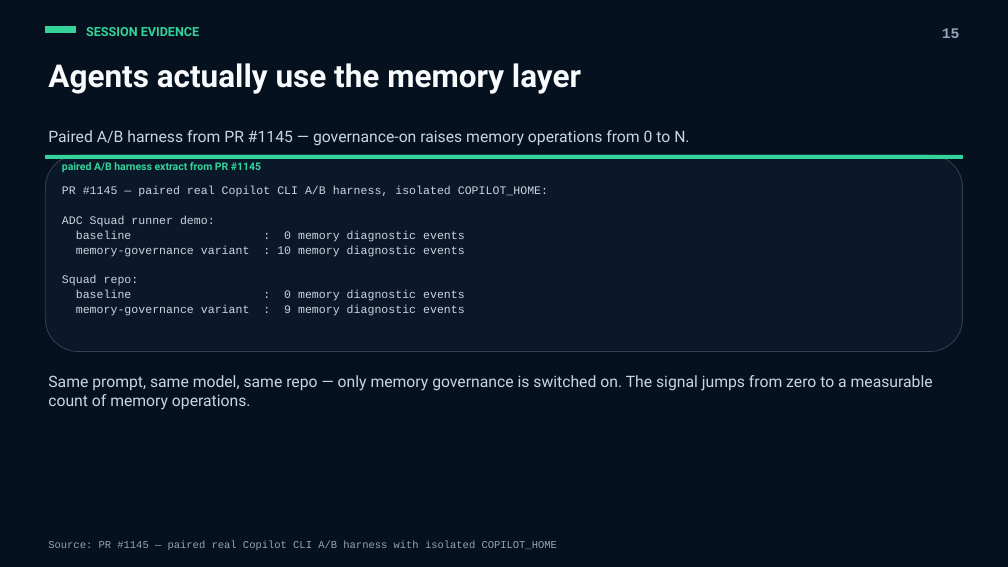
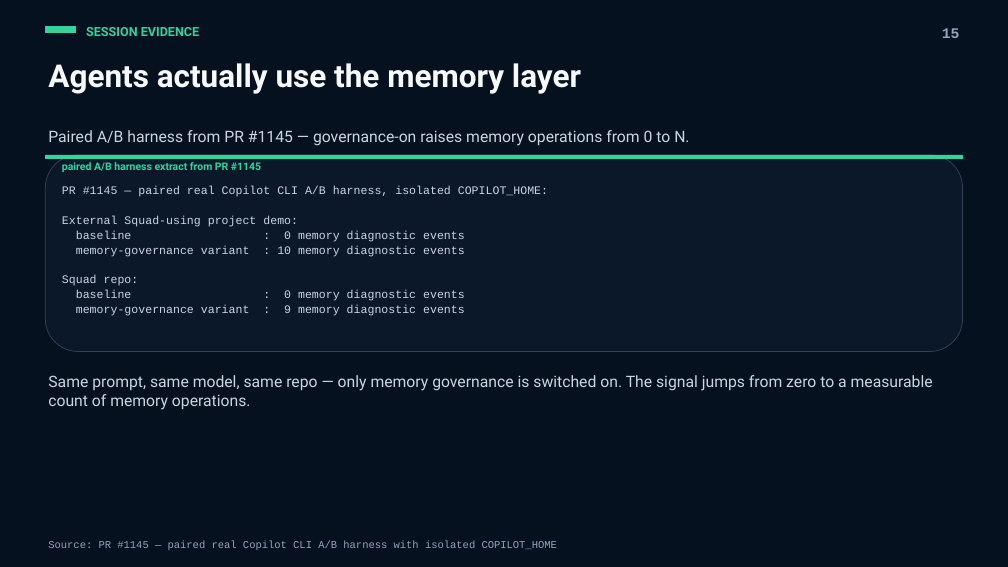
Before and after one commit to bradygaster/squad, a slide deck: slide 16 of docs/advanced-squad-session/advanced-squad-session.pptx. Drawn at 1008x567 pixels with LibreOffice and Linux fonts; fonts in the diff are those of the drawing. Boxes give left, top, right and bottom in pixels: in the first picture for what was removed or moved away, otherwise in the second. Text is boxed around its words. In the diff, an @@ line names an element or a change of style, - is before the commit and + after.

```diff
--- a/docs/advanced-squad-session/advanced-squad-session.pptx
+++ b/docs/advanced-squad-session/advanced-squad-session.pptx
@@ text at <box>62,216,298,227</box>: text changed @@
-ADC Squad runner demo:
+External Squad-using project demo:
```
Also in this commit, not shown: 7 other slides changed, 1 slide added, 1 other file.
